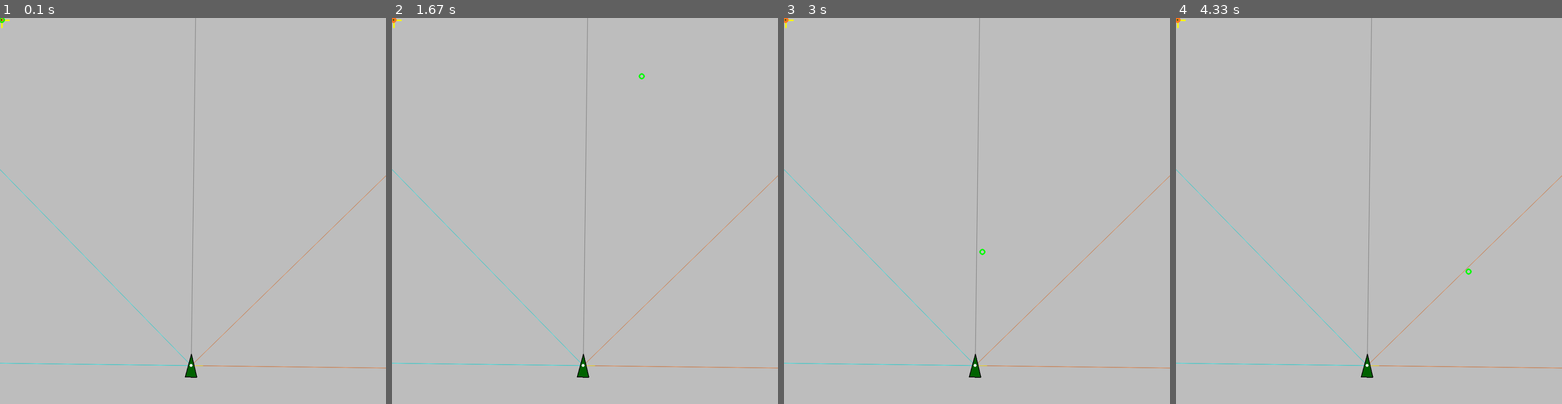
Above: before the commit, frames 1-4 (left to right).
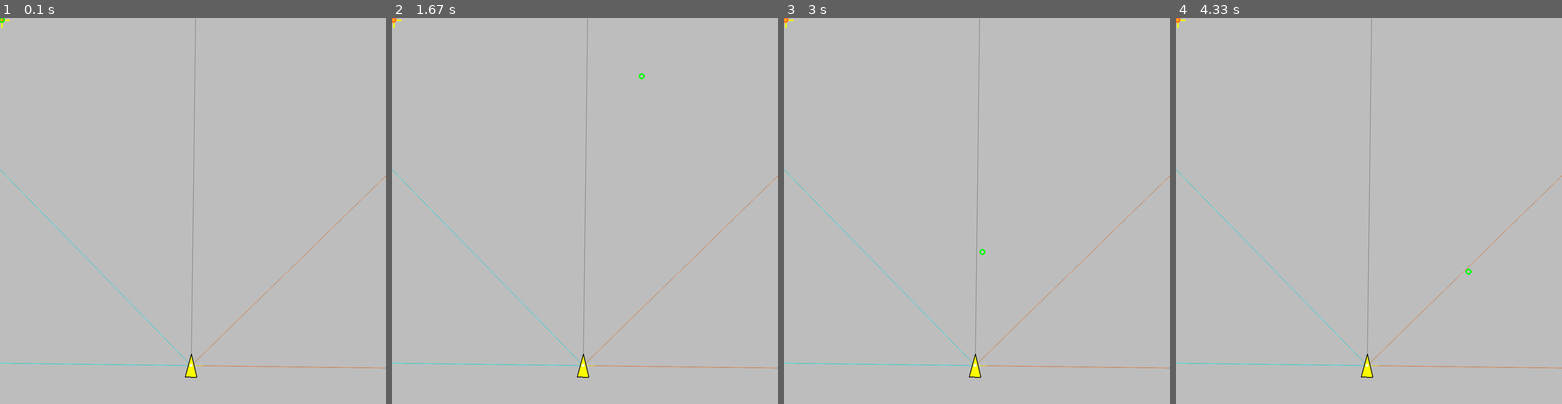
Above: after the commit, the same moments.

Repository: DoYouEvenStackSmash/active-target-coverage
Game: pygame game, started from src/tests/static-interactive-sensing-agent.py
Two runs of this game, one before a commit and one after it. Both use one fixed random seed, a clock stepped at 60 frames per second and the inputs below.
Inputs (mouse positions are in pixels of both pictures, inside the frame that each line leads up to):
- Up to frame 1 (0.1 s): no input
- Up to frame 2 (1.67 s): move the mouse to (569, 226) at 0.37 s; move the mouse to (492, 214) at 0.87 s; move the mouse to (642, 75) at 1.22 s
- Up to frame 3 (3 s): move the mouse to (984, 79) at 1.82 s; move the mouse to (980, 253) at 2.55 s
- Up to frame 4 (4.33 s): move the mouse to (1469, 272) at 3.42 s

The runs differ from the first frame. In frame 1, less than 0.1% of the frame differs, in the area x 0-51%, y 0-93%; in frame 2, less than 0.1%; in frame 3, less than 0.1%; in frame 4, less than 0.1%.

Commit message:
changed hyperparameter, made agent color not gross in static-interactive-sensing-agent

Diff:
--- a/src/ObjectTrack.py
+++ b/src/ObjectTrack.py
@@ -20,7 +20,7 @@
 
 ACCELERATION_THRESHOLD = 1.5
 MAX_SCALE_FACTOR = 1.2
-MAX_RANGE = 2000
+MAX_RANGE = 500
 MAX_ANGLE = np.pi
 
 
--- a/src/tests/static-interactive-sensing-agent.py
+++ b/src/tests/static-interactive-sensing-agent.py
@@ -64,6 +64,7 @@
     sa.ALLOW_ROTATION = False
     sa.ALLOW_TRANSLATION = False
     sa._id = 1
+    sa.exoskeleton.color = pafn.colors["yellow"]
     sa.heartbeat()
 
     sensing_agents[sa._id] = sa
